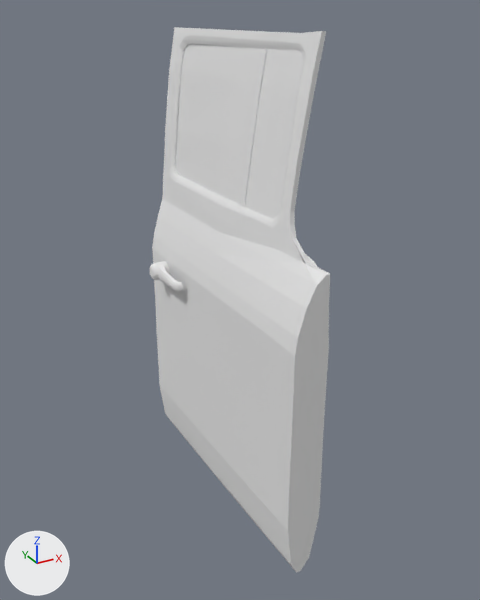
Before and after pictures for a commit that changed the OBJ model src/media/models/modelling-r409/rightside_cabin_door.obj.
Both versions are drawn from a 50 mm camera at (-1.655, -2.611, 2.389) aimed at (-0.848, -1.144, 1.655). The lights are fixed; the arrows at lower left show +X, +Y and +Z. Where no turn or scale is listed for an object, it has been applied to the vertices. Vertices at the same position are counted once.

Before the edit, the objects in view are built like this:
```python
me_door_cabin_right_door_lf_ok_005 = bpy.data.meshes.new('door_cabin_right_door_lf_ok.005')
me_door_cabin_right_door_lf_ok_005.from_pydata(...)  # 632 vertices, 1025 faces; spans x -0.93..-0.768, y -1.525..-0.706, z 1.024..2.345
me_door_cabin_right_door_lf_ok_005.materials.append(mat_none)  # white #e7e7e7
me_door_handle_cabin_exterior_right_object26_005 = bpy.data.meshes.new('door_handle_cabin_exterior_right_Object26.005')
me_door_handle_cabin_exterior_right_object26_005.from_pydata(...)  # 130 vertices, 224 faces; spans x -0.976..-0.928, y -0.97..-0.788, z 1.622..1.674
me_door_handle_cabin_exterior_right_object26_005.materials.append(mat_none)  # white #e7e7e7
me_door_window_right_object25_005 = bpy.data.meshes.new('door_window_right_Object25.005')
me_door_window_right_object25_005.from_pydata(...)  # 22 vertices, 22 faces; spans x -0.866..-0.791, y -1.336..-0.763, z 1.922..2.307
me_door_window_right_object25_005.materials.append(mat_none)  # white #e7e7e7
ob_door_cabin_right_door_lf_ok_005 = bpy.data.objects.new('door_cabin_right_door_lf_ok.005', me_door_cabin_right_door_lf_ok_005)
ob_door_cabin_right_door_lf_ok_005.location = (0.0, 0.0, 0.0)
ob_door_handle_cabin_exterior_right_object26_005 = bpy.data.objects.new('door_handle_cabin_exterior_right_Object26.005', me_door_handle_cabin_exterior_right_object26_005)
ob_door_handle_cabin_exterior_right_object26_005.location = (0.0, 0.0, 0.0)
ob_door_window_right_object25_005 = bpy.data.objects.new('door_window_right_Object25.005', me_door_window_right_object25_005)
ob_door_window_right_object25_005.location = (0.0, 0.0, 0.0)
```
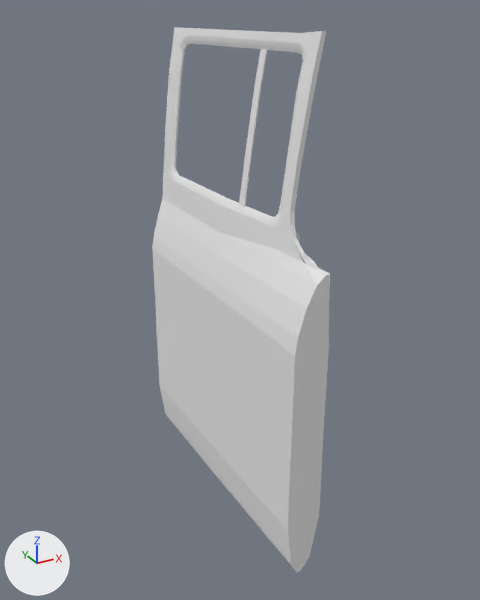
The newer file is also turned or shifted as a whole; pictures and numbers use the older file's frame.

Pixel boxes [x1, y1, x2, y2] of what changed, in the pictures (480 x 600 px):
'door_window_right_Object25.005', mesh moved
    before: [176, 44, 303, 219]
    after: [296, 232, 300, 242]
'door_handle_cabin_exterior_right_Object26.005', mesh moved (not visible afterwards)
    before: [149, 261, 183, 291]

What changed in the scene script:
```text
Change me_door_handle_cabin_exterior_right_object26_005:
    where me_door_handle_cabin_exterior_right_object26_005.from_pydata(...)  # 130 vertices, 224 faces; spans x -0.976..-0.928, y -0.97..-0.788, z 1.622..1.674
    used by ob_door_handle_cabin_exterior_right_object26_005; location = (0.0, 0.0, 0.0)
    me_door_handle_cabin_exterior_right_object26_005 part 1: the whole mesh is moved by (0.12, -0.227, 0.066)
Change me_door_window_right_object25_005:
    where me_door_window_right_object25_005.from_pydata(...)  # 22 vertices, 22 faces; spans x -0.866..-0.791, y -1.336..-0.763, z 1.922..2.307
    used by ob_door_window_right_object25_005; location = (0.0, 0.0, 0.0)
    me_door_window_right_object25_005 part 2: the whole mesh is moved by (-0.005, -0.017, -0.41)
```
